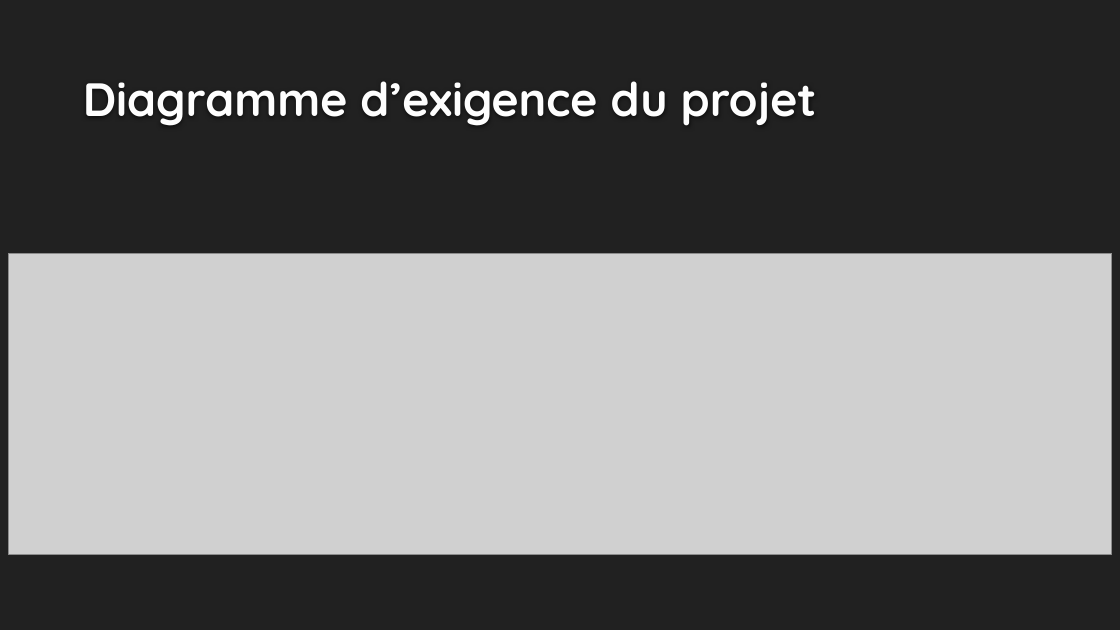
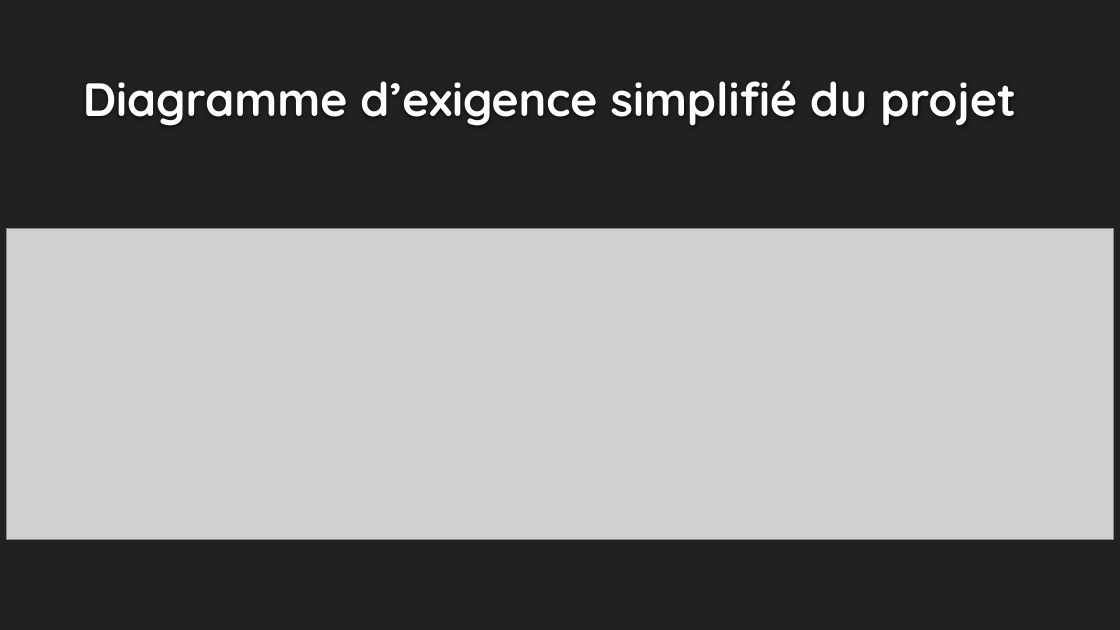
Before and after one commit to MRCThomas/testDeVerinSurBancHydraulique, a slide deck: slide 4 of Analyse/Hugo/Support Revue 0 Hugo.pptx (slide 3 before the commit). Drawn at 1120x630 pixels with LibreOffice and Linux fonts; fonts in the diff are those of the drawing; grey boxes stand for pictures; background and template pictures are left out. Boxes give left, top, right and bottom in pixels: in the first picture for what was removed or moved away, otherwise in the second. Text is boxed around its words. In the diff, an @@ line names an element or a change of style, - is before the commit and + after.

```diff
--- a/Analyse/Hugo/Support Revue 0 Hugo.pptx
+++ b/Analyse/Hugo/Support Revue 0 Hugo.pptx
@@ title at bbox=[83, 80, 1016, 126]: text changed @@
-Diagramme d’exigence du projet
+Diagramme d’exigence simplifié du projet
@@ picture: place and size @@
-picture at bbox=[8, 253, 1112, 555]
+picture at bbox=[7, 229, 1113, 539]
```
Also in this commit, not shown: 5 other slides changed, 3 slides added, 1 slide removed.
